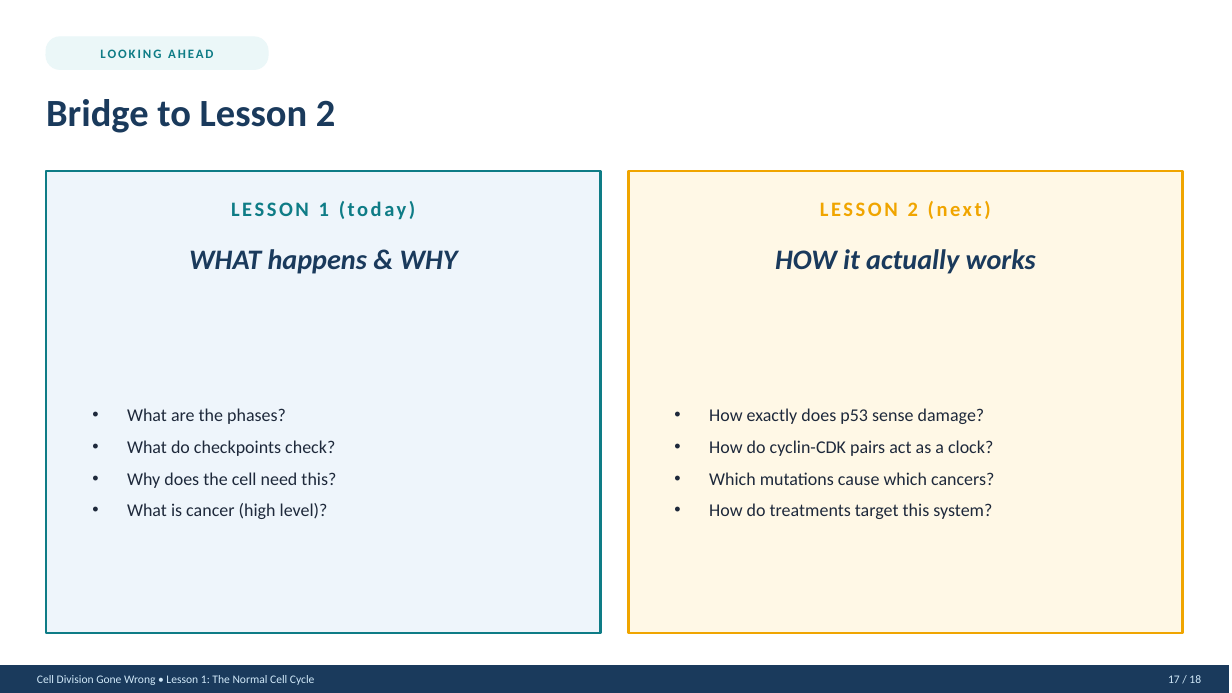
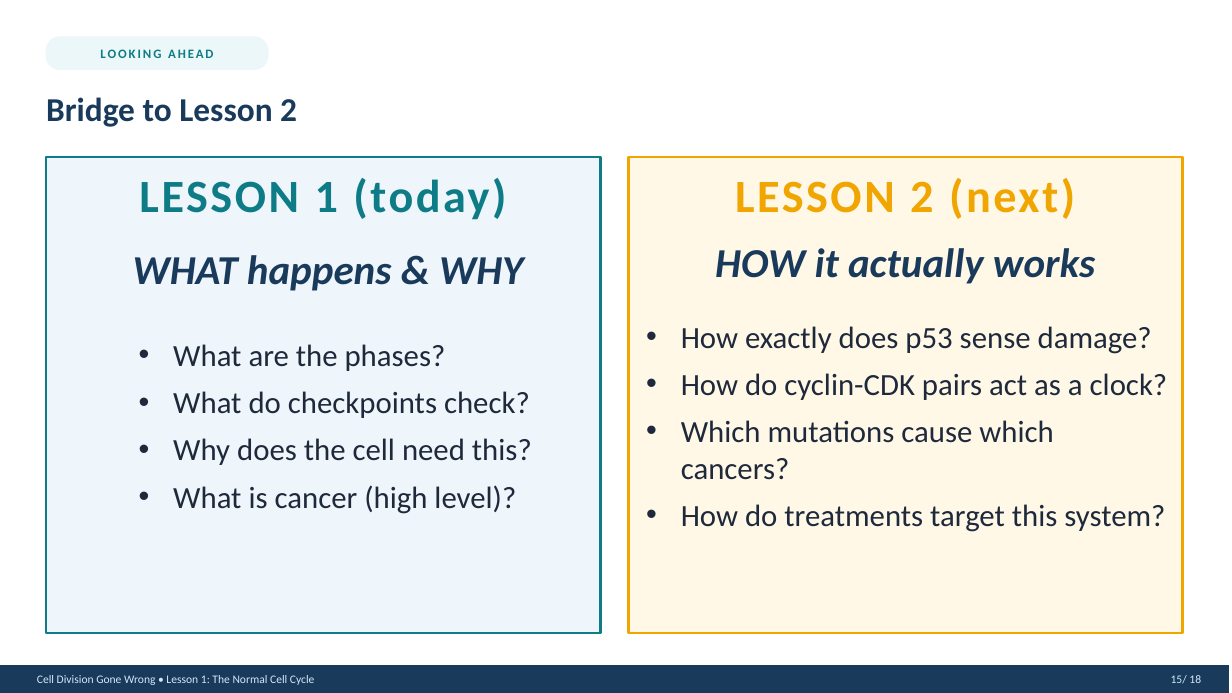
Before and after one commit to lashaudracox/cell-division-gone-wrong, a slide deck: slide 15 of Teacher_Presentation_Lesson1.pptx (slide 17 before the commit). Drawn at 1232x693 pixels with LibreOffice and Linux fonts; fonts in the diff are those of the drawing. Boxes give left, top, right and bottom in pixels: in the first picture for what was removed or moved away, otherwise in the second. Text is boxed around its words. In the diff, an @@ line names an element or a change of style, - is before the commit and + after.

```diff
--- a/Teacher_Presentation_Lesson1.pptx
+++ b/Teacher_Presentation_Lesson1.pptx
@@ text "Bridge to Lesson 2" at (x1=46, y1=97, x2=297, y2=127): size 30 to 26 pt @@
@@ text "LESSON 1 (today)" moved from (x1=231, y1=201, x2=415, y2=220) to (x1=139, y1=178, x2=506, y2=220) @@
@@ text "LESSON 1 (today)" at (x1=139, y1=178, x2=506, y2=220): size 16 to 36 pt @@
@@ rectangle resized from (x1=46, y1=171, x2=601, y2=633) to (x1=46, y1=157, x2=601, y2=633) @@
@@ text "LESSON 2 (next)" moved from (x1=820, y1=201, x2=991, y2=219) to (x1=735, y1=178, x2=1075, y2=219) @@
@@ text "LESSON 2 (next)" at (x1=735, y1=178, x2=1075, y2=219): size 16 to 36 pt @@
@@ rectangle resized from (x1=628, y1=171, x2=1183, y2=633) to (x1=628, y1=157, x2=1183, y2=633) @@
@@ text "HOW it actually works" at (x1=715, y1=248, x2=1095, y2=284): size 22 to 32 pt @@
@@ text "WHAT happens & WHY" at (x1=133, y1=255, x2=523, y2=291): size 22 to 32 pt @@
@@ text "WHAT happens & WHY" moved from (x1=189, y1=249, x2=458, y2=274) to (x1=133, y1=255, x2=523, y2=291) @@
@@ text "What are the phases?" moved from (x1=127, y1=408, x2=336, y2=519) to (x1=173, y1=344, x2=532, y2=514) @@
@@ text "What are the phases?" at (x1=173, y1=344, x2=532, y2=514): size 14 to 24 pt; list level 1 to 2 in "What are the phases?"; list level 1 to 2 in "What do checkpoints check?"; list level 1 to 2 in "Why does the cell need ..."; list level 1 to 2 in "What is cancer (high level)?" @@
@@ text "How exactly does p53 sense ..." moved from (x1=709, y1=408, x2=994, y2=519) to (x1=681, y1=326, x2=1168, y2=532) @@
@@ text "How exactly does p53 sense ..." at (x1=681, y1=326, x2=1168, y2=532): size 14 to 24 pt; list level 1 to 2 in "How exactly does p53 sense ..."; list level 1 to 2 in "How do cyclin-CDK pairs act ..."; list level 1 to 2 in "Which mutations cause which cancers?"; list level 1 to 2 in "How do treatments target this ..." @@
@@ text at (x1=1171, y1=675, x2=1201, y2=684): text changed @@
-17 / 18
+15/ 18
```
Also in this commit, not shown: 17 other slides changed.
